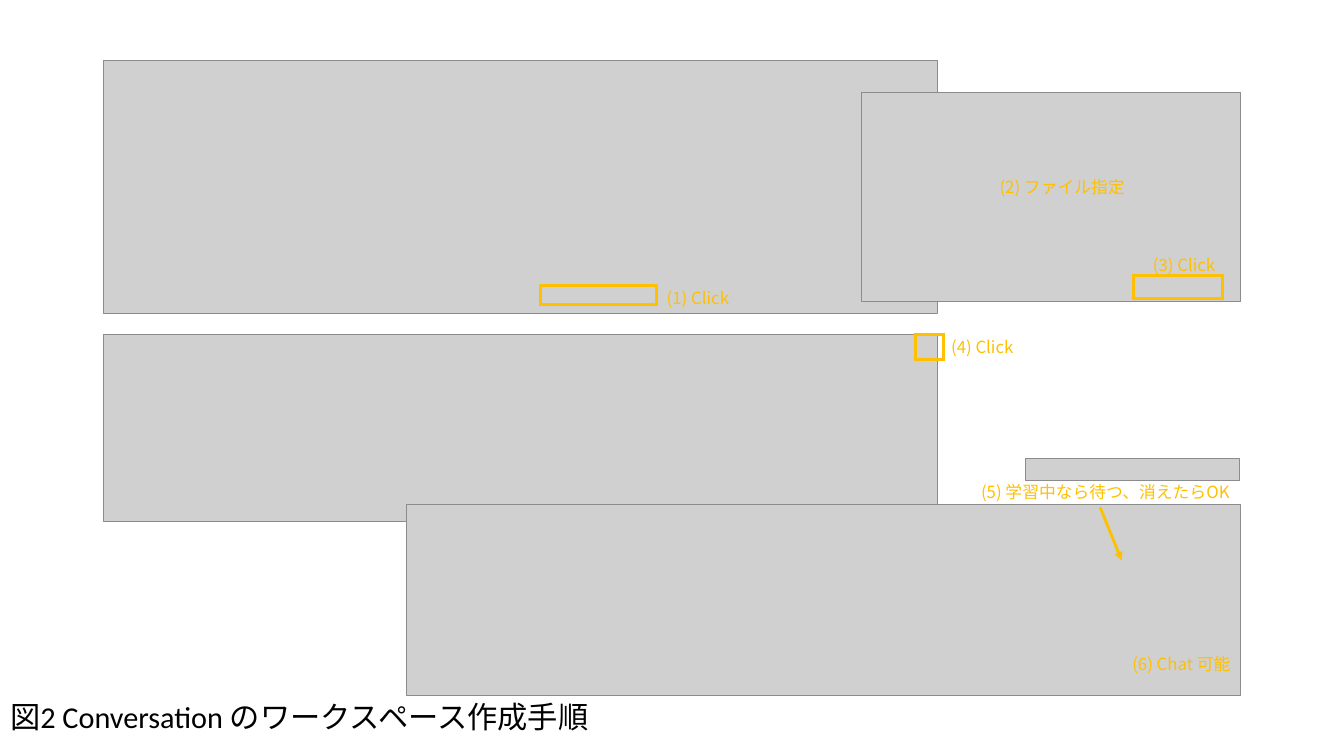
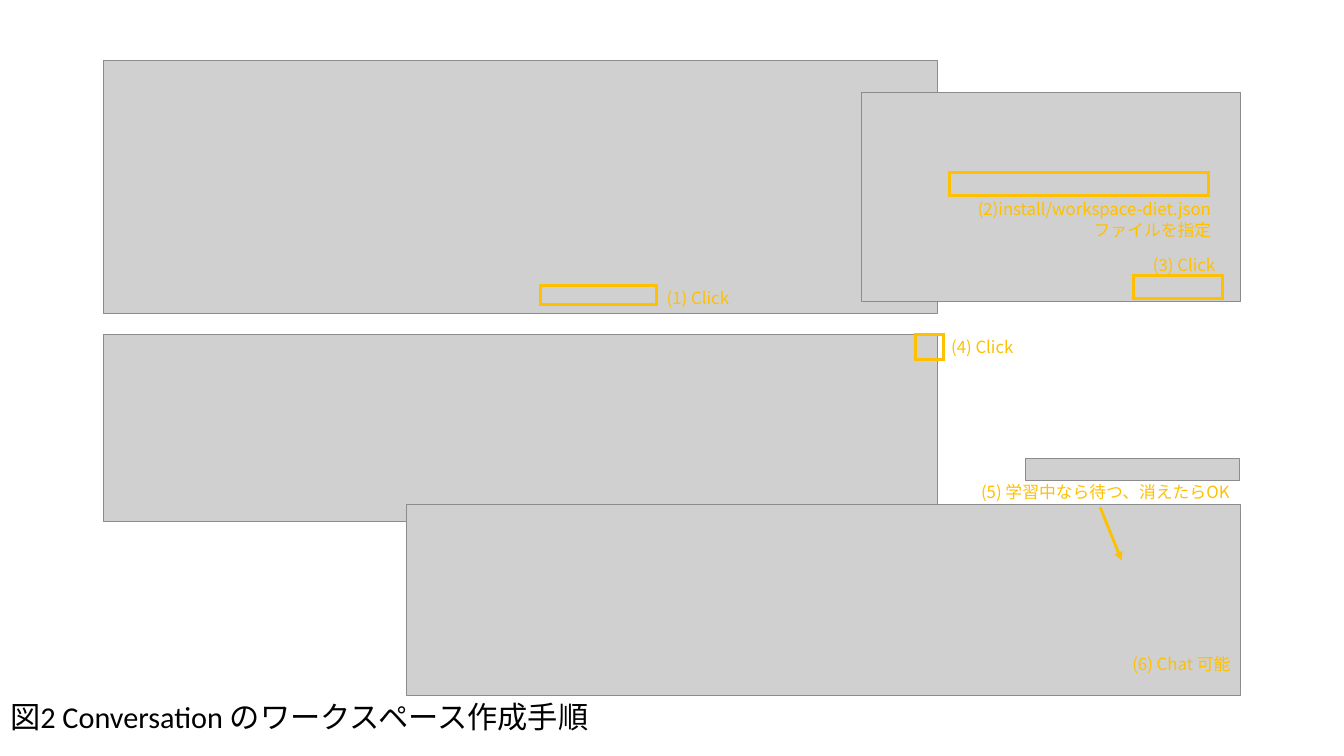
Before and after one commit to ippei0605/serverless-conversation, a slide deck: slide 2 of docs/figure.pptx. Drawn at 1344x756 pixels with LibreOffice and Linux fonts; fonts in the diff are those of the drawing; grey boxes stand for pictures. Boxes give left, top, right and bottom in pixels: in the first picture for what was removed or moved away, otherwise in the second. Text is boxed around its words. In the diff, an @@ line names an element or a change of style, - is before the commit and + after.

```diff
--- a/docs/figure.pptx
+++ b/docs/figure.pptx
@@ rectangle added at (x1=950, y1=172, x2=1209, y2=196), outline #FFC000 2 pt @@
@@ text at (x1=978, y1=201, x2=1211, y2=238): text changed @@
-(2) ファイル指定
+(2)install/workspace-diet.json
+ファイルを指定
```
Also in this commit, not shown: 1 other file.
